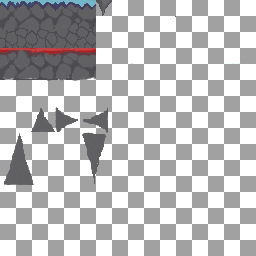
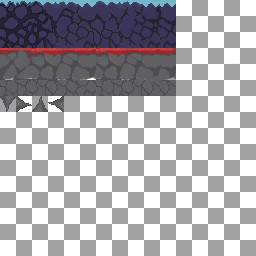
The second 256 × 256 image is a revision of the first. Changes to its layers:
renamed "Layer 18" to "Layer 25", painted on it over left=0, top=0, right=177, bottom=185
